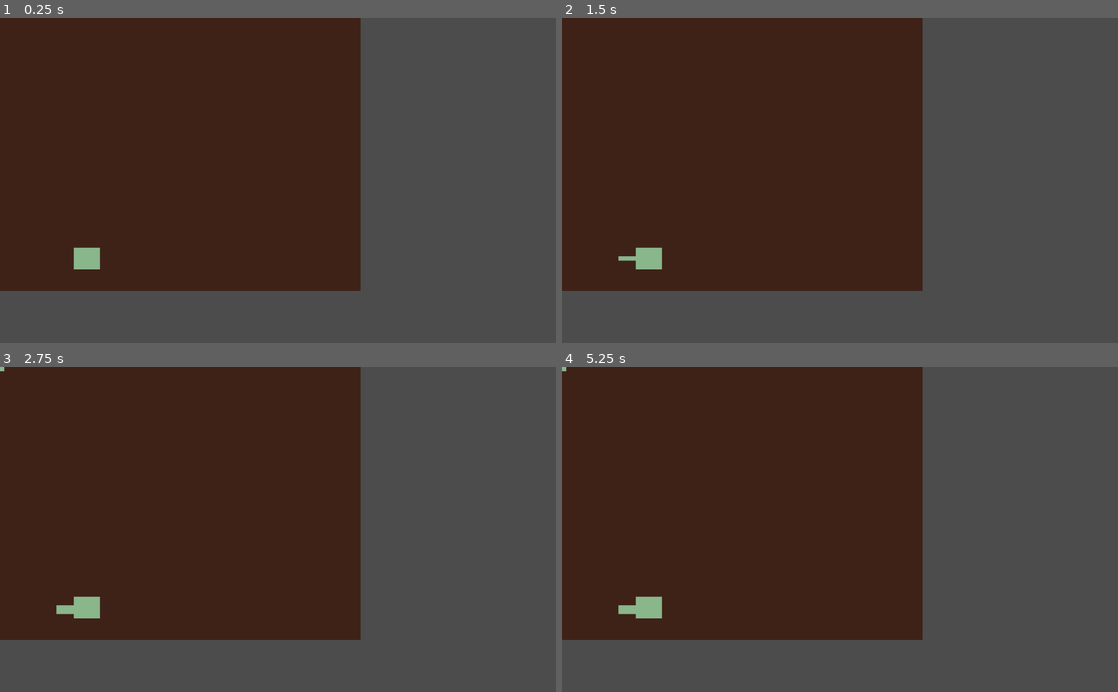
Above: before the commit, frames 1-4 (two rows, left to right).
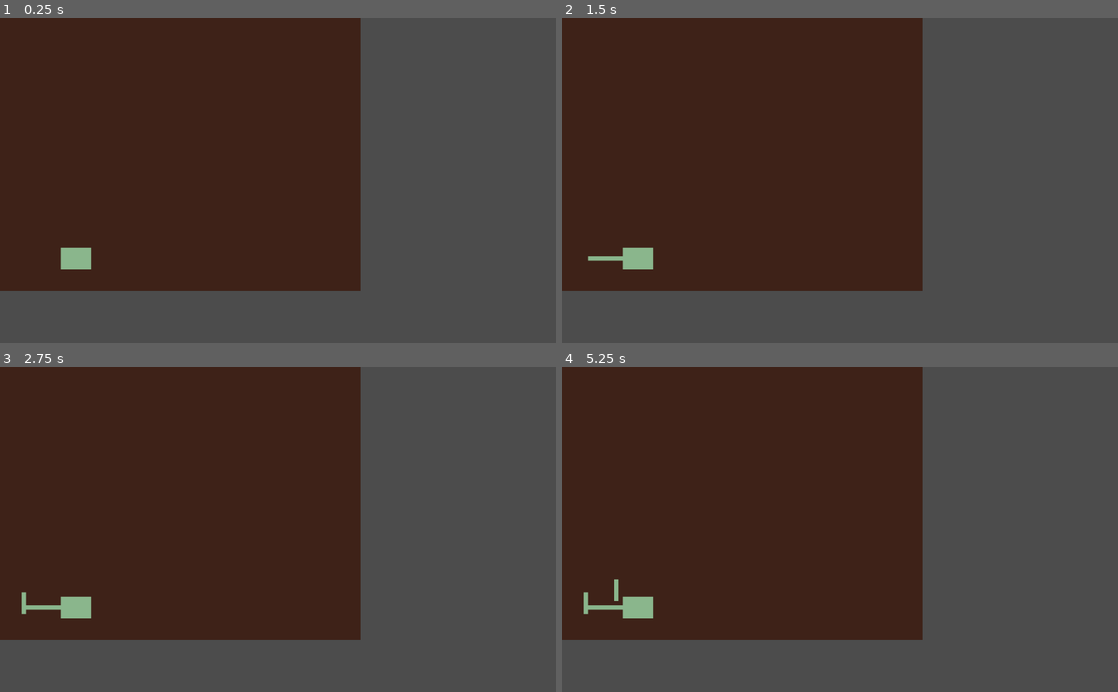
Above: after the commit, the same moments.

Repository: AnaNymus/roguelike
Game: Godot game, scene res://scenes/map_generator.tscn
Two runs of this game, one before a commit and one after it. Both use one fixed random seed, a clock stepped at 60 frames per second and the inputs below. This scene is started directly instead of the project's main scene.
Inputs:
- Up to frame 1 (0.25 s): no input
- Up to frame 2 (1.5 s): tap Enter at 0.5 s; hold Right (ui_right) 0.53-1.28 s; tap Space (ui_select) at 0.77, 1.25 s; hold Down (ui_down) from 1.28 s (still down)
- Up to frame 3 (2.75 s): tap Space (ui_select) at 1.52 s; tap Enter at 2 s; release Down (ui_down) at 2.03 s; hold Right (ui_right) from 2.03 s (still down)
- Up to frame 4 (5.25 s): tap Space (ui_select) at 2.75, 3.02, 3.77, 4.25, 4.52 s; release Right (ui_right) at 2.78 s; hold Up (ui_up) 2.78-3.53 s; tap Enter at 3.5 s; hold Left (ui_left) 3.53-5.03 s; hold Down (ui_down) from 5.03 s (still down)

The runs differ from the first frame. In frame 1, 0.3% of the frame differs, in the area x 10-18%, y 70-78%; in frame 2, 0.3%; in frame 3, 0.4%; in frame 4, 0.4%, in the area x 0-18%, y 0-78%.

Commit message:
map generator completed but very buggy

Diff:
--- a/scripts/map_generator.gd
+++ b/scripts/map_generator.gd
@@ -10,6 +10,7 @@
 var map
 
 
+
 var params
 ## example feature dict
 #var feat = {
@@ -23,7 +24,7 @@
 func _ready():
 	randomize()
 	map = self.get_node("TileMap")
-	generate_map(Vector2(80, 60), 4, 3, 6)
+	generate_map(Vector2(80, 60), 1, 4, 8)
 
 
 # generate map of size sz
@@ -74,7 +75,9 @@
 # params is dict of sz, c, minD, maxD
 func propagate(feat, params):
 	# repeat to the degree of connectivity
-	for i in range(params["connectivity"]):
+	var cont = true
+	while cont:
+	#for i in range(params["connectivity"]):
 		yield(get_tree().create_timer(1.0), "timeout")
 
 		# pick a wall
@@ -154,8 +157,8 @@
 						newFeat["bottomright"] = Vector2(left, bottom)
 
 					elif face == SOUTH:
-						var top = feat["bottomright"].y-1
-						var bottom = feat["bottomright"].y-1-length
+						var top = feat["bottomright"].y+1
+						var bottom = feat["bottomright"].y+1+length
 
 						newFeat["topleft"] = Vector2(left, top)
 						newFeat["bottomright"] = Vector2(left, bottom)
@@ -195,8 +198,8 @@
 
 					if randi()%4 == 1:
 						newFeat["type"] = "corridor_NS"
-						newFeat["topleft"] = Vector2(feat.x, feat.y - 1 - length)
-						newFeat["bottomright"] = Vector2(feat.x, feat.y - 1)
+						newFeat["topleft"] = Vector2(feat["topleft"].x, feat["topleft"].y - 1 - length)
+						newFeat["bottomright"] = Vector2(feat["topleft"].x, feat["topleft"].y - 1)
 					else:
 						newFeat["type"] = "corridor_EW"
 
@@ -229,8 +232,8 @@
 
 					if randi()%4 == 1:
 						newFeat["type"] = "corridor_NS"
-						newFeat["topleft"] = Vector2(feat.x, feat.y + 1)
-						newFeat["bottomright"] = Vector2(feat.x, feat.y + 1 + length)
+						newFeat["topleft"] = Vector2(feat["topleft"].x, feat["bottomright"].y + 1)
+						newFeat["bottomright"] = Vector2(feat["topleft"].x, feat["bottomright"].y + 1 + length)
 					else:
 						newFeat["type"] = "corridor_EW"
 
@@ -254,31 +257,127 @@
 					newFeat["topleft"] = Vector2(left, top)
 					newFeat["bottomright"] = Vector2(right, bottom)
 			elif face == EAST:
-				pass
+				## TODO: something is wrong with this
 
 				#EW corridor is the only option
-				#newFeat["type"] = "corridor_EW"
-				#var length = randi()%(params["maxDim"]-params["minDim"]) + params["minDim"]
-
-				#var top = randi()%int(feat["bottomright"].y - feat["topleft"].y) + feat["topleft"].y
-
-				#newFeat["topleft"] = Vector2(feat["topleft"].x + 1, top)
-				#newFeat["bottomright"] = Vector2(feat["topleft"].x + 1 + length, top)
+				newFeat["type"] = "corridor_EW"
+				var length = randi()%(params["maxDim"]-params["minDim"]) + params["minDim"]
+
+				var left = feat["topleft"].x + 1
+				var right = left + length
+
+				var top = randi()%(int(feat["bottomright"].y - feat["topleft"].y)) + feat["topleft"].y
+				var bottom = top
+
+				newFeat["topleft"] = Vector2(left, top)
+				newFeat["bottomright"] = Vector2(right, bottom)
 
 			elif face == WEST:
-				pass
+				## TODO: something is wrong with this
 
 				#EW corridor is the only option
-				#newFeat["type"] = "corridor_EW"
-				#var length = randi()%(params["maxDim"]-params["minDim"]) + params["minDim"]
-
-				#var top = randi()%int(feat["bottomright"].y - feat["topleft"].y) + feat["topleft"].y
-
-				#newFeat["topleft"] = Vector2(feat["topleft"].x - 1 - length, top)
-				#newFeat["bottomright"] = Vector2(feat["topleft"].x -1, top)
+				newFeat["type"] = "corridor_EW"
+				var length = randi()%(params["maxDim"]-params["minDim"]) + params["minDim"]
+
+				var right = feat["topleft"].x - 1
+				var left = right + length
+
+				var top = randi()%(int(feat["bottomright"].y - feat["topleft"].y)) + feat["topleft"].y
+				var bottom = top
+
+				newFeat["topleft"] = Vector2(left, top)
+				newFeat["bottomright"] = Vector2(right, bottom)
 
 		elif feat["type"] == "corridor_EW":
-			pass
+			face = randi()%4
+
+			if face == NORTH:
+				# NS corridor is only option
+				newFeat["type"] = "corridor_NS"
+				var length = randi()%(params["maxDim"]-params["minDim"]) + params["minDim"]
+
+				var bottom = feat["topleft"].y-1
+				var top = bottom - length
+
+				var left = randi()%(int(feat["bottomright"].x - feat["topleft"].x)) + feat["topleft"].x
+
+				newFeat["topleft"] = Vector2(left, top)
+				newFeat["bottomright"] = Vector2(left, bottom)
+
+			elif face == SOUTH:
+				newFeat["type"] = "corridor_NS"
+				var length = randi()%(params["maxDim"]-params["minDim"]) + params["minDim"]
+
+				var top = feat["topleft"].y + 1
+				var bottom = top + length
+
+				var left = randi()%(int(feat["bottomright"].x - feat["topleft"].x)) + feat["topleft"].x
+
+				newFeat["topleft"] = Vector2(left, top)
+				newFeat["bottomright"] = Vector2(left, bottom)
+
+			elif face == EAST:
+				# let's say that there's a 75% chance of a room ending a corridor
+				# otherwise, it's another corridor
+				if randi()%4 == 1: # corridor, can be NS or EW (but more likely EW
+					var length = randi()%(params["maxDim"]-params["minDim"]) + params["minDim"]
+
+					if randi()%4 == 1:
+						newFeat["type"] = "corridor_EW"
+						newFeat["topleft"] = Vector2(feat["topleft"].x + 1, feat["topleft"].y)
+						newFeat["bottomright"] = Vector2(feat["topleft"].x + 1 + length, feat["topleft"].y)
+					else:
+						newFeat["type"] = "corridor_NS"
+
+						var top = feat["topleft"].y - randi()%length
+						newFeat["topleft"] = Vector2(feat["topleft"].x + 1, top)
+						newFeat["bottomright"] = Vector2(feat["topleft"].x + 1, top + length)
+
+
+				else: # room
+					newFeat["type"] = "room"
+
+					var size = Vector2(((randi()%(params["maxDim"]-params["minDim"])) + params["minDim"]), ((randi()%(params["maxDim"]-params["minDim"])) + params["minDim"]))
+
+					var left = feat["bottomright"].x + 1
+					var right = left + size.x
+
+					var top = feat["topleft"].y - randi()%int(size.y)
+					var bottom = top + size.y
+
+					newFeat["topleft"] = Vector2(left, top)
+					newFeat["bottomright"] = Vector2(right, bottom)
+			elif face == WEST:
+				# let's say that there's a 75% chance of a room ending a corridor
+				# otherwise, it's another corridor
+				if randi()%4 == 1: # corridor, can be NS or EW (but more likely EW
+					var length = randi()%(params["maxDim"]-params["minDim"]) + params["minDim"]
+
+					if randi()%4 == 1:
+						newFeat["type"] = "corridor_EW"
+						newFeat["topleft"] = Vector2(feat["topleft"].x - 1 - length, feat["topleft"].y)
+						newFeat["bottomright"] = Vector2(feat["topleft"].x - 1 - length, feat["topleft"].y)
+					else:
+						newFeat["type"] = "corridor_NS"
+
+						var top = feat["topleft"].y - randi()%length
+						newFeat["topleft"] = Vector2(feat["topleft"].x - 1, top)
+						newFeat["bottomright"] = Vector2(feat["topleft"].x - 1, top + length)
+
+
+				else: # room
+					newFeat["type"] = "room"
+
+					var size = Vector2(((randi()%(params["maxDim"]-params["minDim"])) + params["minDim"]), ((randi()%(params["maxDim"]-params["minDim"])) + params["minDim"]))
+
+					var right = feat["bottomright"].x - 1
+					var left = right - size.x
+
+					var top = feat["topleft"].y - randi()%int(size.y)
+					var bottom = top + size.y
+
+					newFeat["topleft"] = Vector2(left, top)
+					newFeat["bottomright"] = Vector2(right, bottom)
 
 		# now we have a new feature described
 		# we need to check that it will fit into the described space
@@ -288,7 +387,8 @@
 			print("feature accepted!")
 			print(newFeat)
 			draw_feature(newFeat)
-			propagate(newFeat, params)
+			cont = false
+			var t = propagate(newFeat, params)
 
 
 # checks the area feat will occupy,
